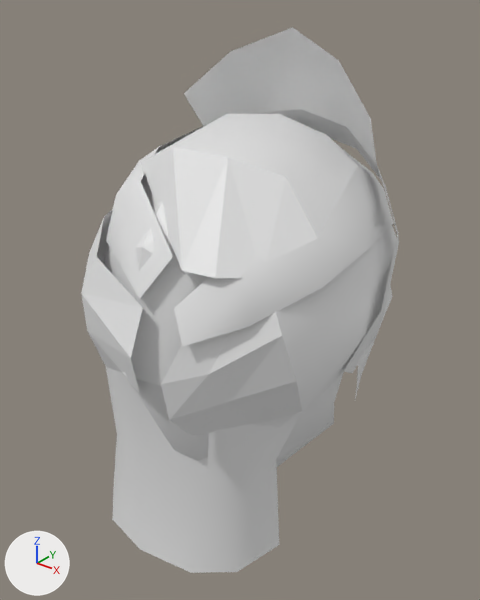
The glTF model assets/Converted Models/HairStyle/Human Female/Mage Female Hair 32.glb: old version first, new version second.
Before and after are seen from a 50 mm camera at (0.207, -0.271, 0.222) aimed at (0.001, -0.013, 0.063). The axes (+X, +Y, +Z) are drawn at lower left. The lights are the same throughout. The picture after the commit comes second.

Script lines for the objects in view, before the commit:
```python
me_ʦůͷ__32_0 = bpy.data.meshes.new('��ʦŮͷ��32_0')
me_ʦůͷ__32_0.from_pydata(...)  # 190 vertices, 272 faces; spans x -0.077..0.078, y -0.102..0.085, z -0.058..0.16
me_ʦůͷ__32_1 = bpy.data.meshes.new('��ʦŮͷ��32_1')
me_ʦůͷ__32_1.from_pydata(...)  # 27 vertices, 28 faces; spans x -0.08..0.081, y -0.022..0.054, z 0.039..0.199
ob_ʦůͷ__32_0 = bpy.data.objects.new('��ʦŮͷ��32_0', me_ʦůͷ__32_0)
ob_ʦůͷ__32_0.location = (0.0, 0.0, 0.0)
ob_ʦůͷ__32_1 = bpy.data.objects.new('��ʦŮͷ��32_1', me_ʦůͷ__32_1)
ob_ʦůͷ__32_1.location = (0.0, 0.0, 0.0)
```
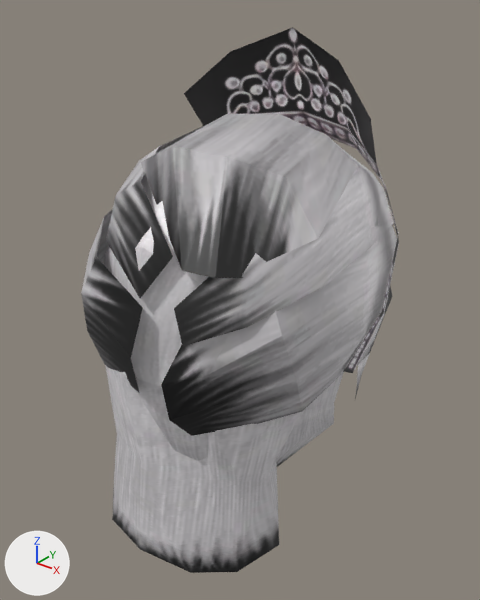
What changed in the scene script:
```text
Add img_tex_6960625011649863546_dds:
    img_tex_6960625011649863546_dds = load_image('tex_6960625011649863546.dds', '_unpacked/tex_6960625011649863546.dds', 512, 512, 'sRGB')
Add img_tex_6055092352253804169_dds:
    img_tex_6055092352253804169_dds = load_image('tex_6055092352253804169.dds', '_unpacked/tex_6055092352253804169.dds', 512, 512, 'sRGB')
Add mat_法师女头发32_1_mat:
    mat_法师女头发32_1_mat = principled_material('法师女头发32_1_mat')
    mat_法师女头发32_1_mat.texture = img_tex_6960625011649863546_dds
Add mat_法师女头发32_0_mat:
    mat_法师女头发32_0_mat = principled_material('法师女头发32_0_mat')
    mat_法师女头发32_0_mat.texture = img_tex_6055092352253804169_dds
Change me_ʦůͷ__32_0:
    where me_ʦůͷ__32_0.from_pydata(...)  # 190 vertices, 272 faces; spans x -0.077..0.078, y -0.102..0.085, z -0.058..0.16
    add me_ʦůͷ__32_0.materials.append(mat_法师女头发32_0_mat)  # picture img_tex_6055092352253804169_dds
Change me_ʦůͷ__32_1:
    where me_ʦůͷ__32_1.from_pydata(...)  # 27 vertices, 28 faces; spans x -0.08..0.081, y -0.022..0.054, z 0.039..0.199
    add me_ʦůͷ__32_1.materials.append(mat_法师女头发32_1_mat)  # picture img_tex_6960625011649863546_dds
```

Where the change shows, as pixel boxes [x1, y1, x2, y2] in the pictures (480 x 600 px):
'��ʦŮͷ��32_0', recoloured (white to grey)
    both: [81, 114, 397, 573]
'��ʦŮͷ��32_1', recoloured (white to grey)
    both: [184, 27, 399, 373]
